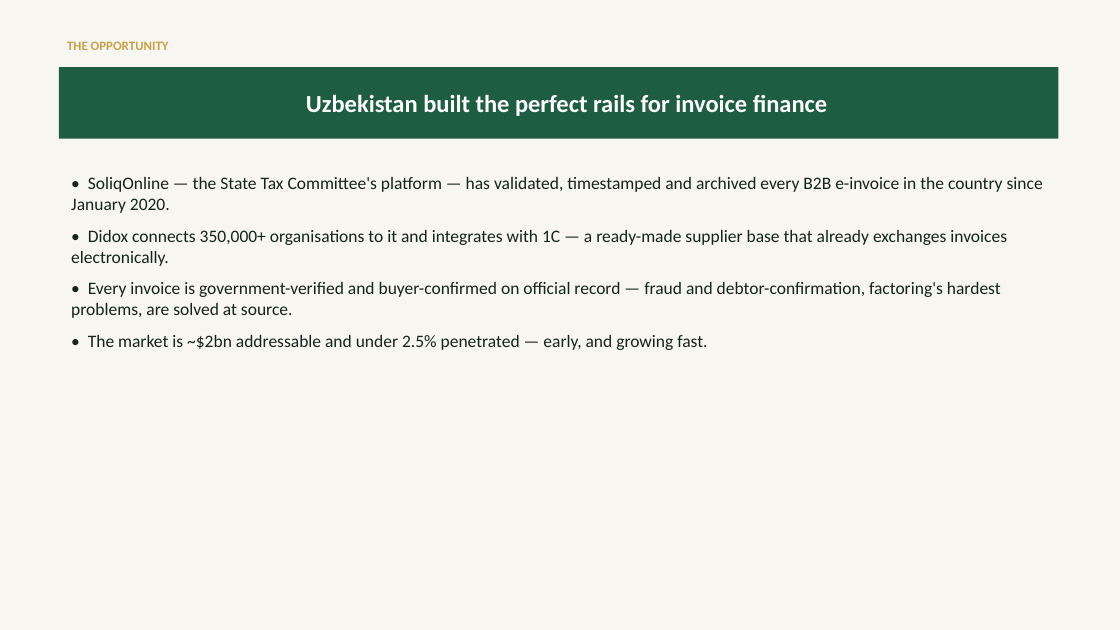
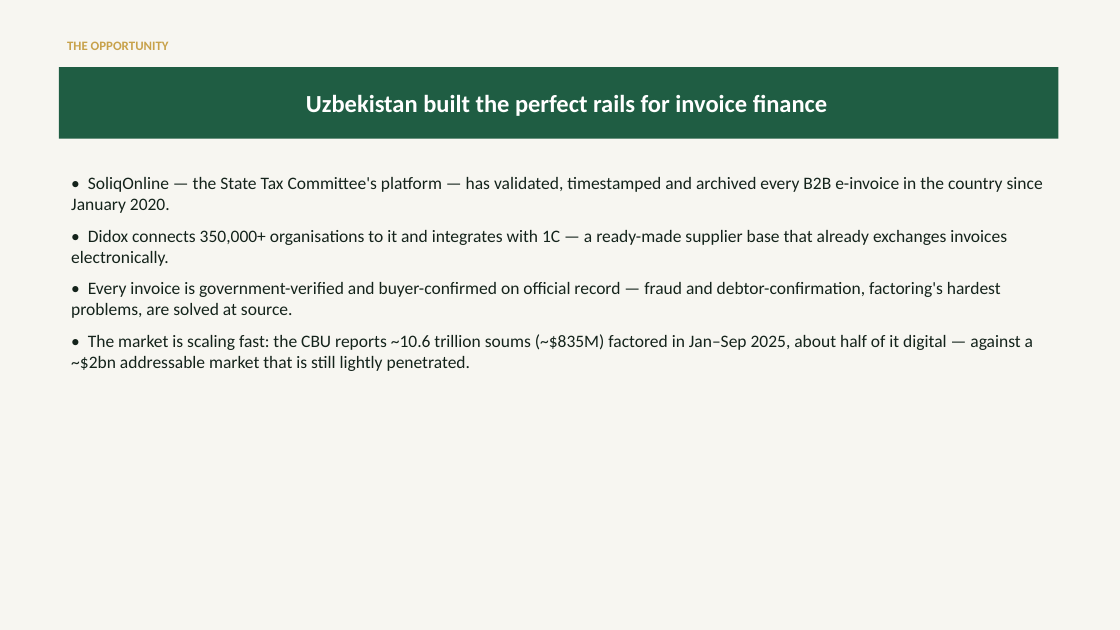
Before and after one commit to predictivelabsai/factorio, a slide deck: slide 3 of docs/universalbank_consistente_proposal_en.pptx. Drawn at 1120x630 pixels with LibreOffice and Linux fonts; fonts in the diff are those of the drawing. Boxes give left, top, right and bottom in pixels: in the first picture for what was removed or moved away, otherwise in the second. Text is boxed around its words. In the diff, an @@ line names an element or a change of style, - is before the commit and + after.

```diff
--- a/docs/universalbank_consistente_proposal_en.pptx
+++ b/docs/universalbank_consistente_proposal_en.pptx
@@ text at [71,334,1033,371]: text changed @@
-• The market is ~$2bn addressable and under 2.5% penetrated — early, and growing fast.
+• The market is scaling fast: the CBU reports ~10.6 trillion soums (~$835M) factored in Jan–Sep 2025, about half of it digital — against a ~$2bn addressable market that is still lightly penetrated.
```
Also in this commit, not shown: 2 other slides changed, 7 slides added, 1 slide removed, 33 other files.
